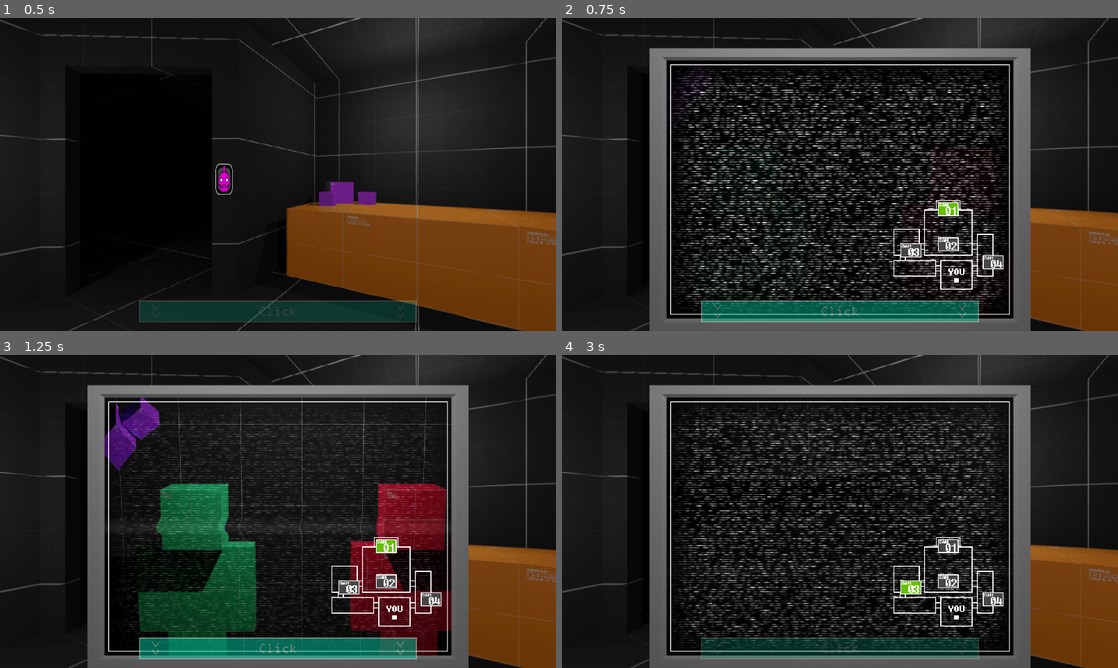
Above: before the commit, frames 1-4 (two rows, left to right).
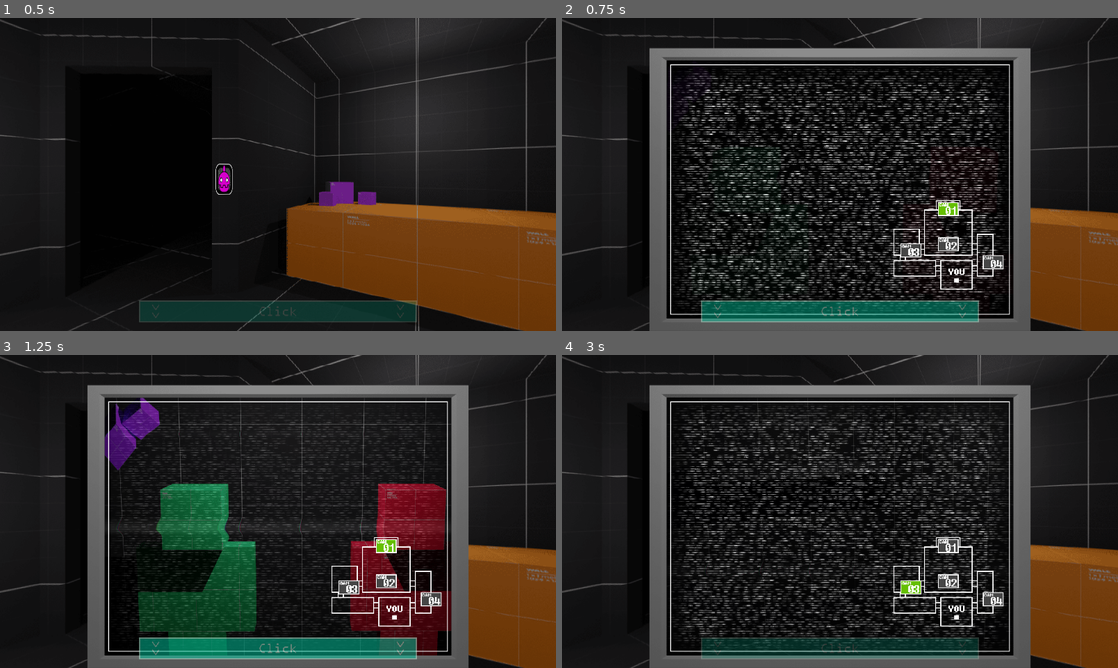
Above: after the commit, the same moments.

Repository: Oplexitie/Cupcakes-Framework
Game: Godot game, scene res://Scenes/Night/night.tscn
Two runs of this game, one before a commit and one after it. Both use one fixed random seed, a clock stepped at 60 frames per second and the inputs below.
Inputs (mouse positions are in pixels of both pictures, inside the frame that each line leads up to):
- Up to frame 1 (0.5 s): no input
- Up to frame 2 (0.75 s): click (840, 315) at 0.5 s
- Up to frame 3 (1.25 s): no input
- Up to frame 4 (3 s): click (945, 580) at 1.25 s; click (945, 545) at 2 s; click (912, 586) at 2.75 s

Frame 1 is identical in both runs. In frame 2, 14% of the frame differs, in the area x 19-81%, y 15-95%; in frame 3, 2.8%; in frame 4, 13%.

Commit message:
tweak

Diff:
--- a/AnimationTree/animtree_camera.tres
+++ b/AnimationTree/animtree_camera.tres
@@ -34,4 +34,4 @@
 nodes/StaticState/node = SubResource( 16 )
 nodes/StaticState/position = Vector2( 260, -60 )
 nodes/output/position = Vector2( 680, 80 )
-node_connections = [ "Add2", 0, "StaticState", "Add2", 1, "CameraScroll", "output", 0, "Add2" ]
+node_connections = [ "output", 0, "Add2", "Add2", 0, "StaticState", "Add2", 1, "CameraScroll" ]
--- a/Scenes/Night/night.tscn
+++ b/Scenes/Night/night.tscn
@@ -267,7 +267,7 @@
 offset = Vector2( -540, 0 )
 script = ExtResource( 4 )
 pan_speed = 5.0
-office_clamp = 500.0
+office_clamp = 500
 list_offset_corrections = [ [ NodePath("ButtonExample/Area2D/CollisionShape2D"), 1.0, 40, 500 ] ]
 
 [node name="ButtonExample" type="Sprite" parent="Office"]
@@ -340,7 +340,7 @@
 centered = false
 vframes = 4
 region_enabled = true
-region_rect = Rect2( 148.962, 0, 798, 2372 )
+region_rect = Rect2( 268, 0, 798, 2372 )
 
 [node name="room3" type="Sprite" parent="Camera_Elements/Cam_Rooms"]
 visible = false
@@ -349,7 +349,7 @@
 centered = false
 vframes = 2
 region_enabled = true
-region_rect = Rect2( 208.371, 0, 798, 1186 )
+region_rect = Rect2( 39.1754, 0, 798, 1186 )
 
 [node name="room4" type="Sprite" parent="Camera_Elements/Cam_Rooms"]
 visible = false
@@ -358,7 +358,7 @@
 centered = false
 vframes = 2
 region_enabled = true
-region_rect = Rect2( 29.7045, 0, 798, 1186 )
+region_rect = Rect2( 50.1579, 0, 798, 1186 )
 
 [node name="Cam_Buttons" type="Node2D" parent="Camera_Elements"]
 z_index = 19
@@ -418,7 +418,6 @@
 modulate = Color( 1, 1, 1, 0.235294 )
 position = Vector2( 361, 147.1 )
 frames = SubResource( 3 )
-frame = 2
 speed_scale = 5.0
 playing = true
 centered = false
--- a/Scripts/Night/office_scroll_simple.gd
+++ b/Scripts/Night/office_scroll_simple.gd
@@ -1,7 +1,7 @@
 extends Sprite
 
 export var pan_speed : float
-export var office_clamp : float
+export var office_clamp : int
 # An export made for objects that need a slight offset due to the equirectangular shader (most notably hitboxes for buttons)
 # Reminder that objects need to be an Array of an Array to work
 # [NodePath, PanOffsetSpeed_x(int), SpeedClamp_x(int), SizeClamp_x(int)]
